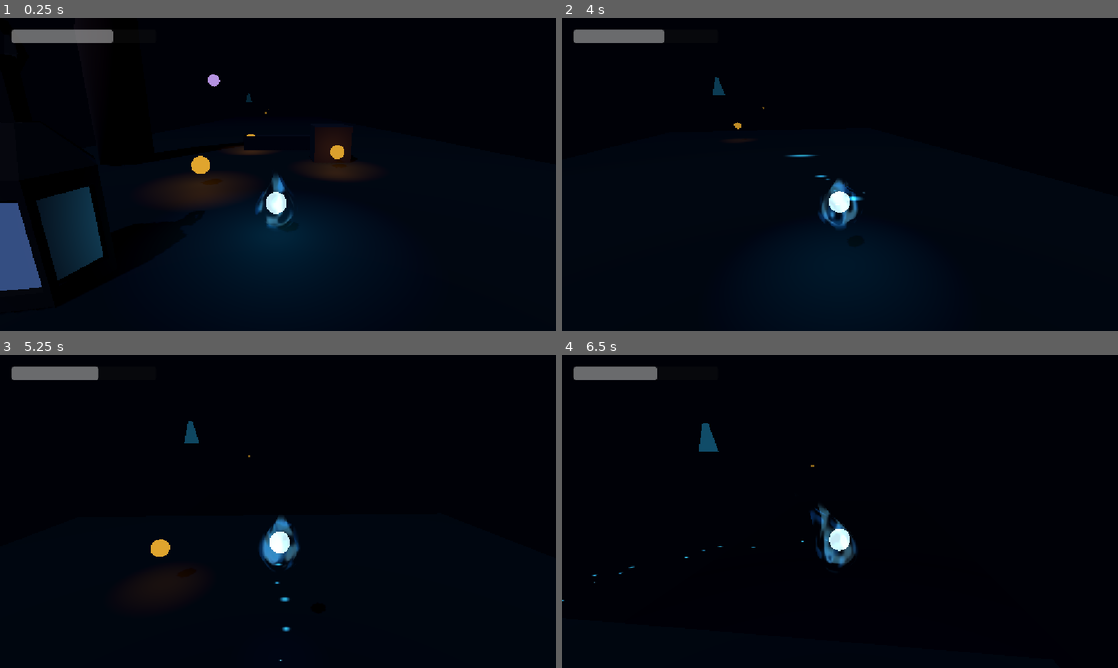
Above: before the commit, frames 1-4 (two rows, left to right).
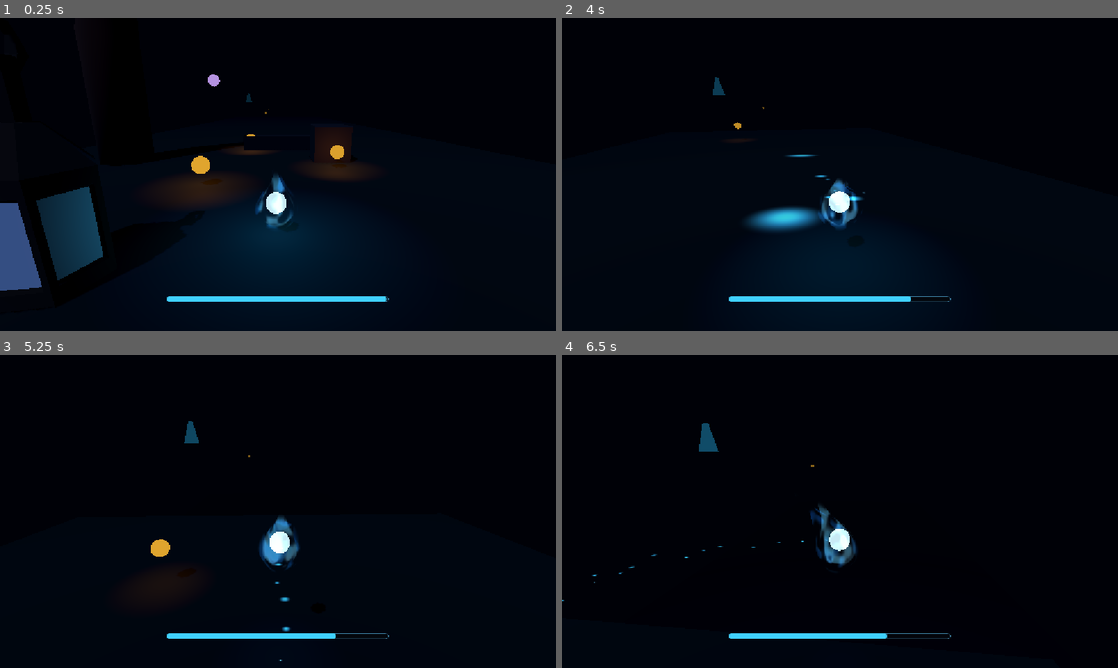
Above: after the commit, the same moments.

Repository: Snow-shino/GMTK2026
Game: Godot game, scene res://main.tscn
Two runs of this game, one before a commit and one after it. Both use one fixed random seed, a clock stepped at 60 frames per second and the inputs below.
Inputs (mouse positions are in pixels of both pictures, inside the frame that each line leads up to):
- Up to frame 1 (0.25 s): no input
- Up to frame 2 (4 s): move the mouse to (867, 174) at 0.52 s; hold W (move_forward) from 0.53 s (still down); click (867, 174) at 0.6 s; tap Space (jump) at 0.77, 1.52, 3.02, 3.77 s; move the mouse to (812, 174) at 1.27 s; click (812, 174) at 1.35 s; move the mouse to (851, 168) at 2.02 s; click (851, 168) at 2.1 s; move the mouse to (834, 180) at 2.77 s; click (834, 180) at 2.85 s; move the mouse to (878, 177) at 3.52 s; click (878, 177) at 3.6 s
- Up to frame 3 (5.25 s): keep holding W (move_forward); move the mouse to (233, 508) at 4.27 s; click (233, 508) at 4.35 s; tap Space (jump) at 4.52 s; move the mouse to (283, 511) at 5.02 s; click (283, 511) at 5.1 s
- Up to frame 4 (6.5 s): move the mouse to (817, 505) at 5.77 s; release W (move_forward) at 5.78 s; hold D (move_right) from 5.78 s (still down); click (817, 505) at 5.85 s; tap Space (jump) at 6.02 s

The runs differ from the first frame. In frame 1, 1.5% of the frame differs, in the area x 2-70%, y 3-91%; in frame 2, 2.2%; in frame 3, 1.3%; in frame 4, 1.2%.

Commit message:
Fix level navigation and urgent life HUD

Diff:
--- a/gmtk-26/scenes/life_hud.tscn
+++ b/gmtk-26/scenes/life_hud.tscn
@@ -1,6 +1,25 @@
-[gd_scene format=3 uid="uid://uvp1lno5ww1a"]
+[gd_scene load_steps=4 format=3 uid="uid://uvp1lno5ww1a"]
 
 [ext_resource type="Script" uid="uid://bo4lmnergex8i" path="res://scripts/life_hud.gd" id="1_hud"]
+
+[sub_resource type="StyleBoxFlat" id="StyleBox_background"]
+bg_color = Color(0.015, 0.025, 0.045, 0.88)
+border_width_left = 1
+border_width_top = 1
+border_width_right = 1
+border_width_bottom = 1
+border_color = Color(0.3, 0.62, 0.78, 0.55)
+corner_radius_top_left = 6
+corner_radius_top_right = 6
+corner_radius_bottom_right = 6
+corner_radius_bottom_left = 6
+
+[sub_resource type="StyleBoxFlat" id="StyleBox_fill"]
+bg_color = Color(0.25, 0.82, 1, 1)
+corner_radius_top_left = 5
+corner_radius_top_right = 5
+corner_radius_bottom_right = 5
+corner_radius_bottom_left = 5
 
 [node name="LifeHUD" type="CanvasLayer" unique_id=1609184828]
 unique_name_in_owner = true
@@ -8,9 +27,23 @@
 
 [node name="LifeBar" type="ProgressBar" parent="." unique_id=1276415485]
 unique_name_in_owner = true
-offset_left = 24.0
-offset_top = 24.0
-offset_right = 324.0
-offset_bottom = 52.0
+anchors_preset = 7
+anchor_left = 0.5
+anchor_top = 1.0
+anchor_right = 0.5
+anchor_bottom = 1.0
+offset_left = -230.0
+offset_top = -72.0
+offset_right = 230.0
+offset_bottom = -60.0
+grow_horizontal = 2
+grow_vertical = 0
 mouse_filter = 2
+theme_override_styles/background = SubResource("StyleBox_background")
+theme_override_styles/fill = SubResource("StyleBox_fill")
+value = 100.0
+rounded = true
+allow_greater = false
+allow_lesser = false
+pivot_offset = Vector2(230, 6)
 show_percentage = false
--- a/gmtk-26/scenes/player.tscn
+++ b/gmtk-26/scenes/player.tscn
@@ -214,7 +214,8 @@
 [node name="LifeComponent" type="Node" parent="." unique_id=835234636]
 unique_name_in_owner = true
 script = ExtResource("2_life")
-starting_life = 70.0
+starting_life = 100.0
+drain_rate = 4.5
 
 [node name="EffectsAudio" type="AudioStreamPlayer3D" parent="."]
 unique_name_in_owner = true
--- a/gmtk-26/scripts/level_result_screen.gd
+++ b/gmtk-26/scripts/level_result_screen.gd
@@ -28,8 +28,8 @@
 
 
 func show_completion(remaining_life: float, next_path: String, menu_path: String) -> void:
-	_next_level_path = next_path
-	_main_menu_path = menu_path
+	_next_level_path = _resolve_scene_path(next_path)
+	_main_menu_path = _resolve_scene_path(menu_path)
 	title_label.text = "LEVEL COMPLETE"
 	life_label.text = "Life Essence Remaining: %.1f" % remaining_life
 	life_label.show()
@@ -40,7 +40,7 @@
 
 func show_failure(menu_path: String) -> void:
 	_next_level_path = ""
-	_main_menu_path = menu_path
+	_main_menu_path = _resolve_scene_path(menu_path)
 	title_label.text = "LIGHT EXTINGUISHED"
 	life_label.hide()
 	next_button.hide()
@@ -92,6 +92,34 @@
 	return not path.is_empty() and ResourceLoader.exists(path, "PackedScene")
 
 
+func _resolve_scene_path(path: String) -> String:
+	if not path.begins_with("uid://"):
+		return path
+	var resource_id := ResourceUID.text_to_id(path)
+	if resource_id == ResourceUID.INVALID_ID:
+		return ""
+	if ResourceUID.has_id(resource_id):
+		return ResourceUID.get_id_path(resource_id)
+	return _find_scene_by_uid("res://", path)
+
+
+func _find_scene_by_uid(directory_path: String, uid_text: String) -> String:
+	for file_name in DirAccess.get_files_at(directory_path):
+		if not file_name.ends_with(".tscn"):
+			continue
+		var scene_path := directory_path.path_join(file_name)
+		var file := FileAccess.open(scene_path, FileAccess.READ)
+		if file != null and file.get_line().contains(uid_text):
+			return scene_path
+	for directory_name in DirAccess.get_directories_at(directory_path):
+		if directory_name.begins_with("."):
+			continue
+		var found := _find_scene_by_uid(directory_path.path_join(directory_name), uid_text)
+		if not found.is_empty():
+			return found
+	return ""
+
+
 func _play_hover() -> void:
 	_play_sound(button_hover_sound)
 
--- a/gmtk-26/scripts/life_component.gd
+++ b/gmtk-26/scripts/life_component.gd
@@ -7,7 +7,7 @@
 @export_category("Life Left")
 @export_range(0.1, 1000.0, 0.1) var max_life: float = 100.0
 @export_range(0.0, 1000.0, 0.1) var starting_life: float = 100.0
-@export_range(0.0, 100.0, 0.1) var drain_rate: float = 2.0
+@export_range(0.0, 100.0, 0.1) var drain_rate: float = 4.5
 
 var current_life: float
 var drain_enabled := true
--- a/gmtk-26/scripts/life_hud.gd
+++ b/gmtk-26/scripts/life_hud.gd
@@ -1,16 +1,45 @@
 class_name LifeHUD
 extends CanvasLayer
 
+@export_range(0.05, 0.95, 0.05) var low_life_threshold := 0.3
+@export var normal_color := Color(0.25, 0.82, 1.0, 1.0)
+@export var low_life_color := Color(1.0, 0.12, 0.08, 1.0)
+@export_range(1.0, 2.0, 0.05) var low_life_scale := 1.15
+
 @onready var life_bar: ProgressBar = %LifeBar
+var _is_low_life := false
+var _fill_style: StyleBoxFlat
 
 
 func bind_player(player: Node) -> void:
 	if not is_node_ready():
 		await ready
-	player.life_changed.connect(_on_life_changed)
+	if not player.life_changed.is_connected(_on_life_changed):
+		player.life_changed.connect(_on_life_changed)
 	_on_life_changed(player.get_current_life(), player.get_max_life())
 
 
 func _on_life_changed(current_life: float, max_life: float) -> void:
 	life_bar.max_value = max_life
 	life_bar.value = current_life
+	var ratio := current_life / max_life if max_life > 0.0 else 0.0
+	var should_be_low := ratio <= low_life_threshold
+	if should_be_low != _is_low_life:
+		_is_low_life = should_be_low
+		_update_urgency_style()
+
+
+func _ready() -> void:
+	_fill_style = life_bar.get_theme_stylebox("fill").duplicate() as StyleBoxFlat
+	life_bar.add_theme_stylebox_override("fill", _fill_style)
+	_update_urgency_style()
+
+
+func _update_urgency_style() -> void:
+	if _fill_style == null:
+		return
+	_fill_style.bg_color = low_life_color if _is_low_life else normal_color
+	var target_scale := Vector2.ONE * (low_life_scale if _is_low_life else 1.0)
+	var tween := create_tween()
+	tween.set_trans(Tween.TRANS_BACK).set_ease(Tween.EASE_OUT)
+	tween.tween_property(life_bar, "scale", target_scale, 0.18)
--- a/gmtk-26/scripts/test_level.gd
+++ b/gmtk-26/scripts/test_level.gd
@@ -13,29 +13,32 @@
 
 
 func _enter_tree() -> void:
-	var level_goal := GOAL_SCENE.instantiate() as LevelGoal
-	level_goal.name = "LevelGoal"
-	level_goal.unique_name_in_owner = true
-	level_goal.position = goal_position
-	level_goal.next_level_path = next_level_path
-	level_goal.main_menu_path = main_menu_path
-	level_goal.completion_delay = completion_delay
-	add_child(level_goal)
+	if not has_node("LevelGoal"):
+		var level_goal := GOAL_SCENE.instantiate() as LevelGoal
+		level_goal.name = "LevelGoal"
+		level_goal.unique_name_in_owner = true
+		level_goal.position = goal_position
+		level_goal.next_level_path = next_level_path
+		level_goal.main_menu_path = main_menu_path
+		level_goal.completion_delay = completion_delay
+		add_child(level_goal)
 
-	var screen := RESULT_SCREEN_SCENE.instantiate() as LevelResultScreen
-	screen.name = "LevelResultScreen"
-	screen.unique_name_in_owner = true
-	add_child(screen)
+	if not has_node("LevelResultScreen"):
+		var screen := RESULT_SCREEN_SCENE.instantiate() as LevelResultScreen
+		screen.name = "LevelResultScreen"
+		screen.unique_name_in_owner = true
+		add_child(screen)
 
-	_add_audio_player("BackgroundMusic")
-	_add_audio_player("AmbientLoop")
-	_add_audio_player("StateAudio")
+	for audio_name in ["BackgroundMusic", "AmbientLoop", "StateAudio"]:
+		if not has_node(audio_name):
+			_add_audio_player(audio_name)
 
-	var music_region := MUSIC_REGION_SCENE.instantiate() as AreaMusicRegion
-	music_region.name = "AreaMusicRegion"
-	music_region.position = area_music_position
-	music_region.music_player_path = NodePath("../BackgroundMusic")
-	add_child(music_region)
+	if not has_node("AreaMusicRegion"):
+		var music_region := MUSIC_REGION_SCENE.instantiate() as AreaMusicRegion
+		music_region.name = "AreaMusicRegion"
+		music_region.position = area_music_position
+		music_region.music_player_path = NodePath("../BackgroundMusic")
+		add_child(music_region)
 
 
 func _ready() -> void:
